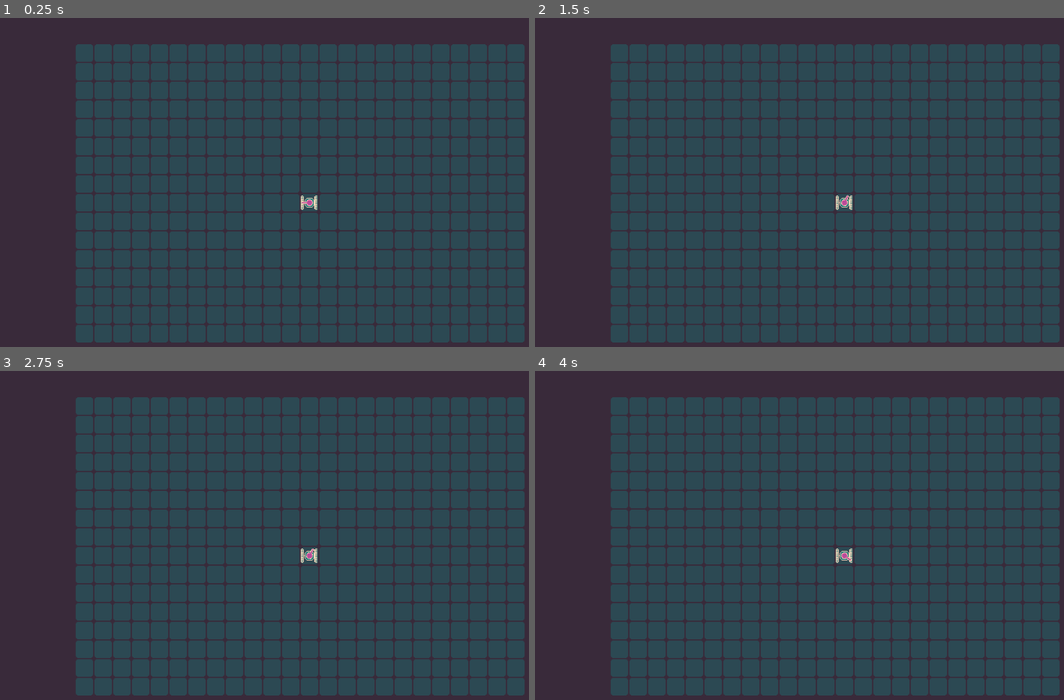
Above: before the commit, frames 1-4 (two rows, left to right).
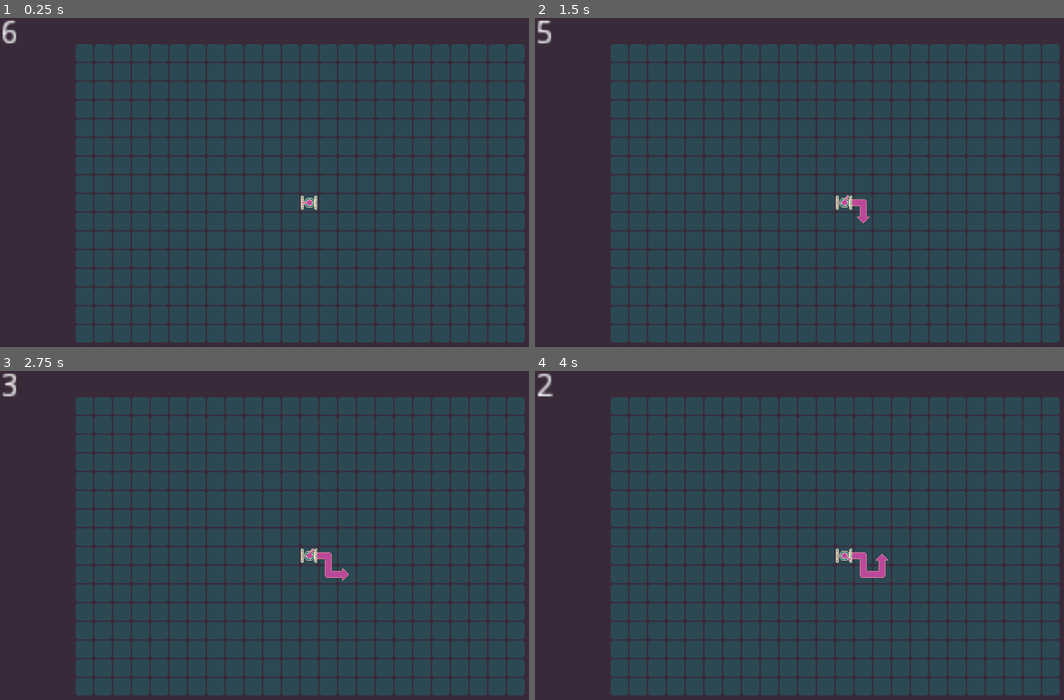
Above: after the commit, the same moments.

Repository: marc-jones/gdl-summer-jam-2021
Game: Godot game, scene res://nodes/PlayState.tscn
Two runs of this game, one before a commit and one after it. Both use one fixed random seed, a clock stepped at 60 frames per second and the inputs below.
Inputs (mouse positions are in pixels of both pictures, inside the frame that each line leads up to):
- Up to frame 1 (0.25 s): no input
- Up to frame 2 (1.5 s): tap Enter (ui_accept) at 0.5, 1.35 s; move the mouse to (968, 175) at 0.52 s; hold Right (ui_right) 0.53-1.28 s; hold Enter (ui_accept) 0.53-1.28 s; move the mouse to (714, 212) at 1.27 s; hold Down (ui_down) from 1.28 s (still down)
- Up to frame 3 (2.75 s): tap Enter (ui_accept) at 1.52, 1.82, 2 s; move the mouse to (359, 469) at 2.02 s; release Down (ui_down) at 2.03 s; hold Right (ui_right) from 2.03 s (still down); hold Enter (ui_accept) from 2.03 s (still down)
- Up to frame 4 (4 s): move the mouse to (804, 617) at 2.77 s; release Right (ui_right) at 2.78 s; release Enter (ui_accept) at 2.78 s; hold Up (ui_up) 2.78-3.53 s; tap Enter (ui_accept) at 2.85, 3.02, 3.32 s; move the mouse to (1016, 598) at 3.52 s; hold Left (ui_left) from 3.53 s (still down); hold Enter (ui_accept) from 3.53 s (still down)

The runs differ from the first frame. In frame 1, 0.1% of the frame differs, in the area x 0-4%, y 0-8%; in frame 2, 0.3%; in frame 3, 0.3%; in frame 4, 0.4%, in the area x 0-67%, y 0-63%.

Commit message:
Added timer

Diff:
--- a/nodes/PlayState.tscn
+++ b/nodes/PlayState.tscn
@@ -13,3 +13,15 @@
 script = ExtResource( 3 )
 
 [node name="Entities" type="Node2D" parent="."]
+
+[node name="MoveTimer" type="Timer" parent="."]
+one_shot = true
+
+[node name="Label" type="Label" parent="."]
+margin_right = 40.0
+margin_bottom = 14.0
+rect_scale = Vector2( 4, 4 )
+text = "TEST"
+__meta__ = {
+"_edit_use_anchors_": false
+}
--- a/scripts/PlayState.gd
+++ b/scripts/PlayState.gd
@@ -6,14 +6,21 @@
 var map_height = 16
 var map_width = 24
 var player_start_grid_position = Vector2(map_width/2, map_height/2)
+var move_timer = 6.0
 
 var map_midpoint
 
 func _ready():
 	map_midpoint = get_viewport_rect().size / 2
+	init_timer()
 	init_map()
 	init_indicator()
 	add_player()
+
+func init_timer():
+	$MoveTimer.connect("timeout", self, "move_timer_callback")
+	$MoveTimer.set_wait_time(move_timer)
+	$MoveTimer.start()
 
 func init_map():
 	$Grid.init(floor_textures, map_height, map_width)
@@ -42,6 +49,11 @@
 		$Indicator.start_new_path(
 			$Grid.get_grid_position($Entities/Player.get_position())
 		)
+		$MoveTimer.start()
+
+func move_timer_callback():
+	$Indicator.set_active(false)
+	$Entities/Player.move_along_path($Indicator.get_current_path())
 
 func _input(event):
 	if event.is_action_pressed("ui_up"):
@@ -52,9 +64,12 @@
 		$Indicator.input(Vector2(-1, 0))
 	elif event.is_action_pressed("ui_right"):
 		$Indicator.input(Vector2(1, 0))
-	elif event.is_action_pressed("ui_accept"):
-		# DEBUG
-		$Entities/Player.move_along_path($Indicator.get_current_path())
-		$Indicator.set_active(false)
 	if event is InputEventMouseMotion:
 		$Entities/Player.update_mouse_position(event.position)
+
+func _process(delta):
+	update_hud()
+
+func update_hud():
+	# DEBUG
+	$Label.text = str(round($MoveTimer.get_time_left()))
--- a/scripts/Player.gd
+++ b/scripts/Player.gd
@@ -8,7 +8,7 @@
 var grid
 var current_grid_path = []
 var moving = false
-var target_turret_angle = 0
+var mouse_position
 
 func _ready():
 	var _return = $Tween.connect("tween_all_completed", self, "tween_to_next_grid_position")
@@ -35,13 +35,16 @@
 	$Tween.interpolate_property(self, "position", position, target, move_time)
 	$Tween.start()
 
-func update_mouse_position(mouse_position):
-	target_turret_angle = get_global_position().angle_to_point(mouse_position)
+func update_mouse_position(input_mouse_position):
+	mouse_position = input_mouse_position
 
 func _process(delta):
 	animate_rotation(delta)
 
 func animate_rotation(delta):
+	var target_turret_angle = 0
+	if mouse_position:
+		target_turret_angle = get_global_position().angle_to_point(mouse_position)
 	var anticlockwise_distance = $Turret.rotation - target_turret_angle
 	var clockwork_distance = target_turret_angle - $Turret.rotation
 	while clockwork_distance < 0:
